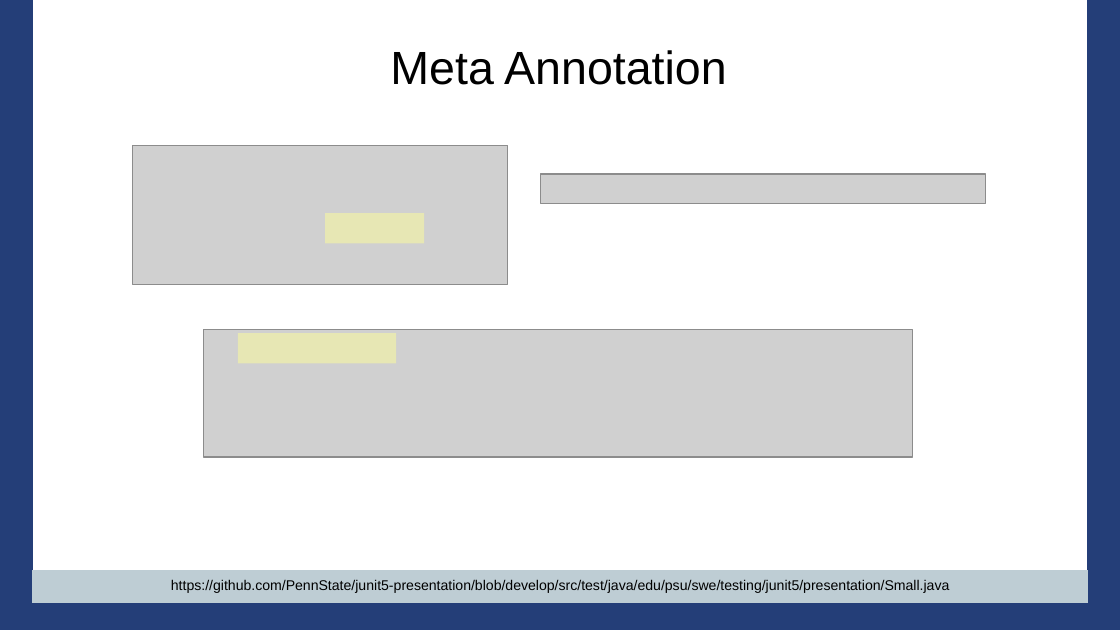
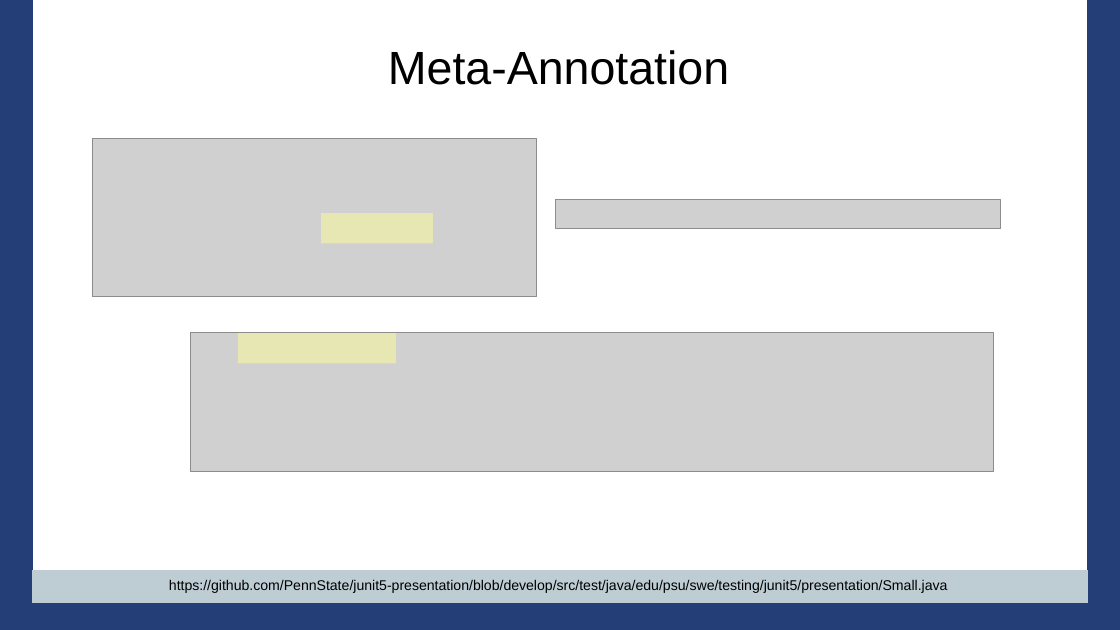
Before and after one commit to PennState/junit5-presentation, a slide deck: slide 38 of src/site/presentation/Junit5_Presentation_JavaOne_2016.odp. Drawn at 1120x630 pixels with LibreOffice and Linux fonts; fonts in the diff are those of the drawing; grey boxes stand for pictures; background and template pictures are left out. Boxes give left, top, right and bottom in pixels: in the first picture for what was removed or moved away, otherwise in the second. Text is boxed around its words. In the diff, an @@ line names an element or a change of style, - is before the commit and + after.

```diff
--- a/src/site/presentation/Junit5_Presentation_JavaOne_2016.odp
+++ b/src/site/presentation/Junit5_Presentation_JavaOne_2016.odp
@@ title at bbox=[388, 50, 729, 85]: text changed @@
-Meta Annotation
+Meta-Annotation
@@ picture: place and size @@
-picture at bbox=[132, 145, 508, 285]
+picture at bbox=[92, 138, 537, 297]
@@ picture: place and size @@
-picture at bbox=[541, 174, 986, 203]
+picture at bbox=[556, 200, 1001, 230]
@@ rectangle: place and size @@
-rectangle at bbox=[325, 213, 425, 244]
+rectangle at bbox=[321, 213, 433, 244]
@@ picture: place and size @@
-picture at bbox=[203, 329, 913, 457]
+picture at bbox=[191, 332, 994, 472]
```
Also in this commit, not shown: 10 other slides changed, 1 other file.
